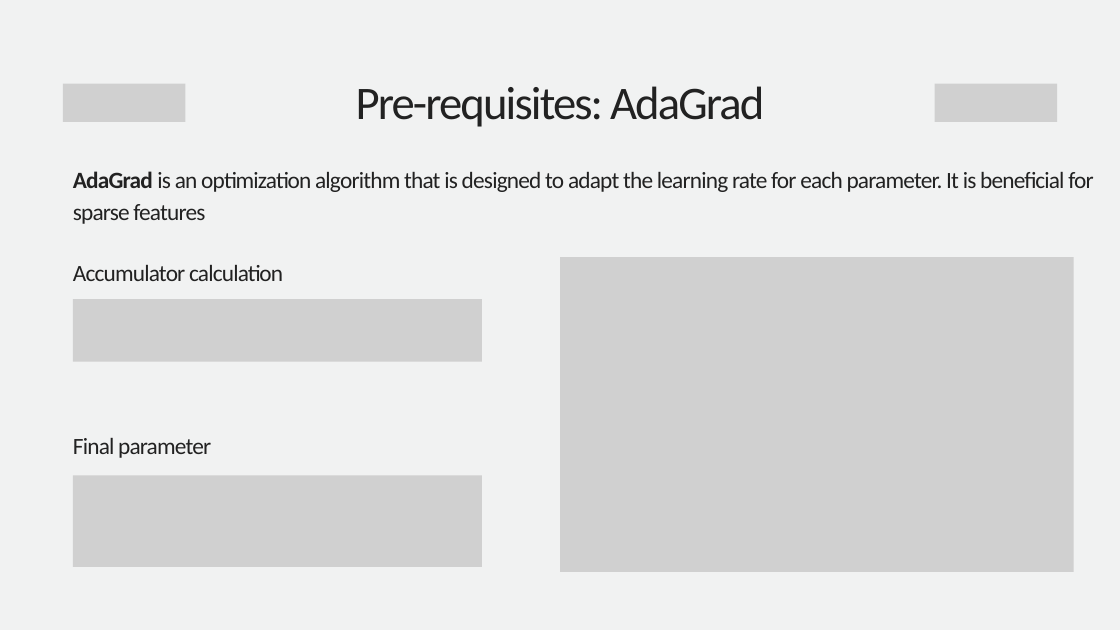
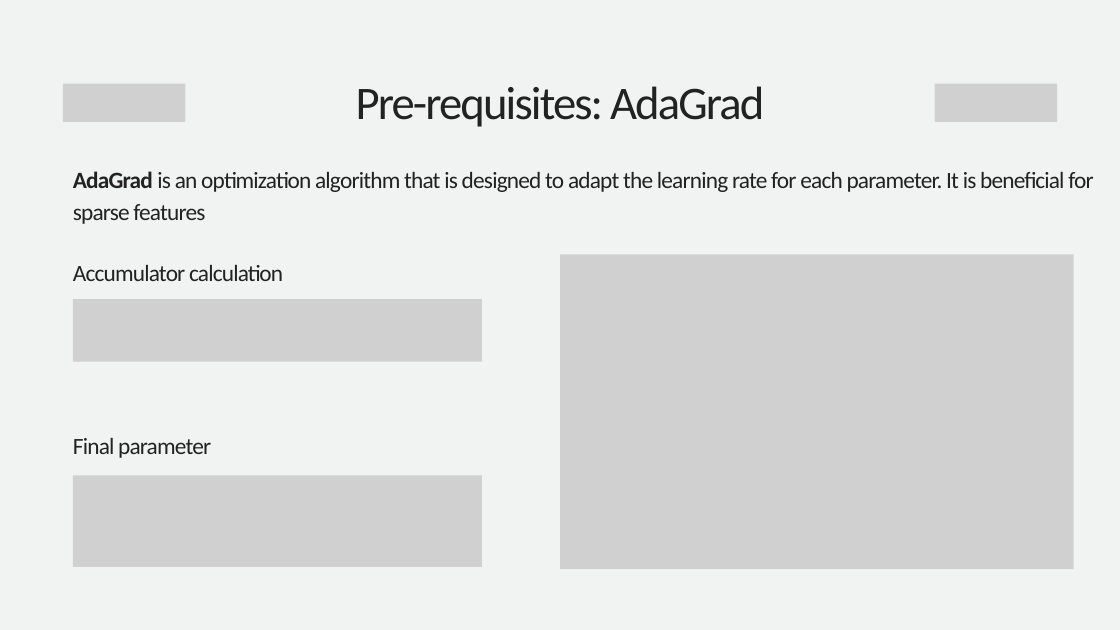
Before and after one commit to hu1909/AdaDelta_and_ADAM, a slide deck: slide 4 of AdaDelta & Adam Algorithm.pptx. Drawn at 1120x630 pixels with LibreOffice and Linux fonts; fonts in the diff are those of the drawing; grey boxes stand for pictures. Boxes give left, top, right and bottom in pixels: in the first picture for what was removed or moved away, otherwise in the second. Text is boxed around its words. In the diff, an @@ line names an element or a change of style, - is before the commit and + after.

```diff
--- a/AdaDelta & Adam Algorithm.pptx
+++ b/AdaDelta & Adam Algorithm.pptx
@@ picture at bbox=[560, 254, 1074, 569]: outline redrawn @@
```
Also in this commit, not shown: 6 other slides changed, 2 other files.
